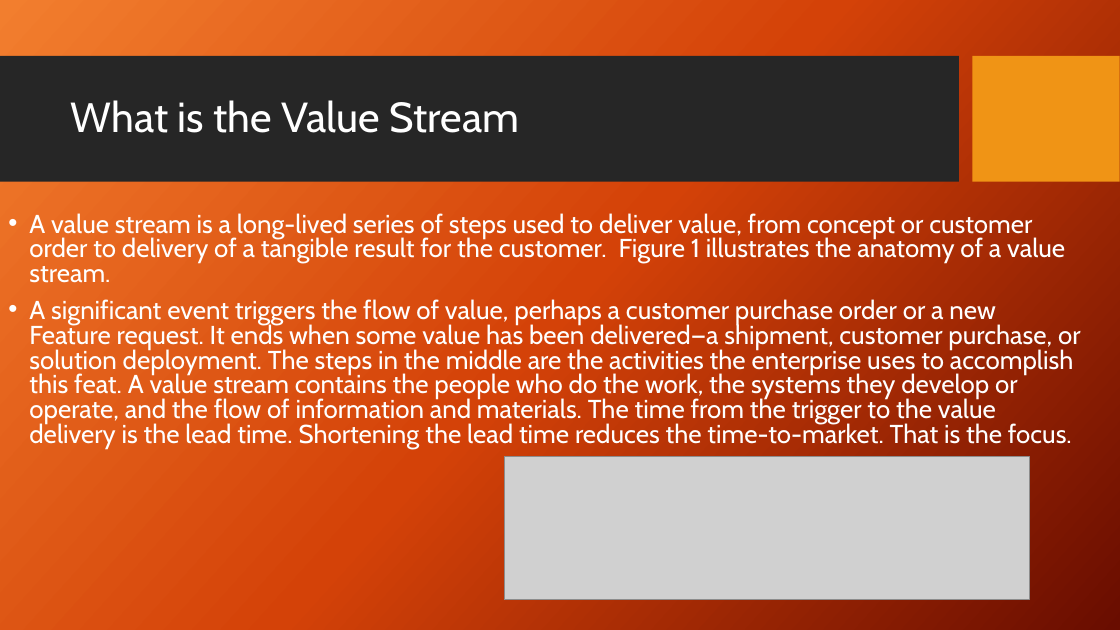
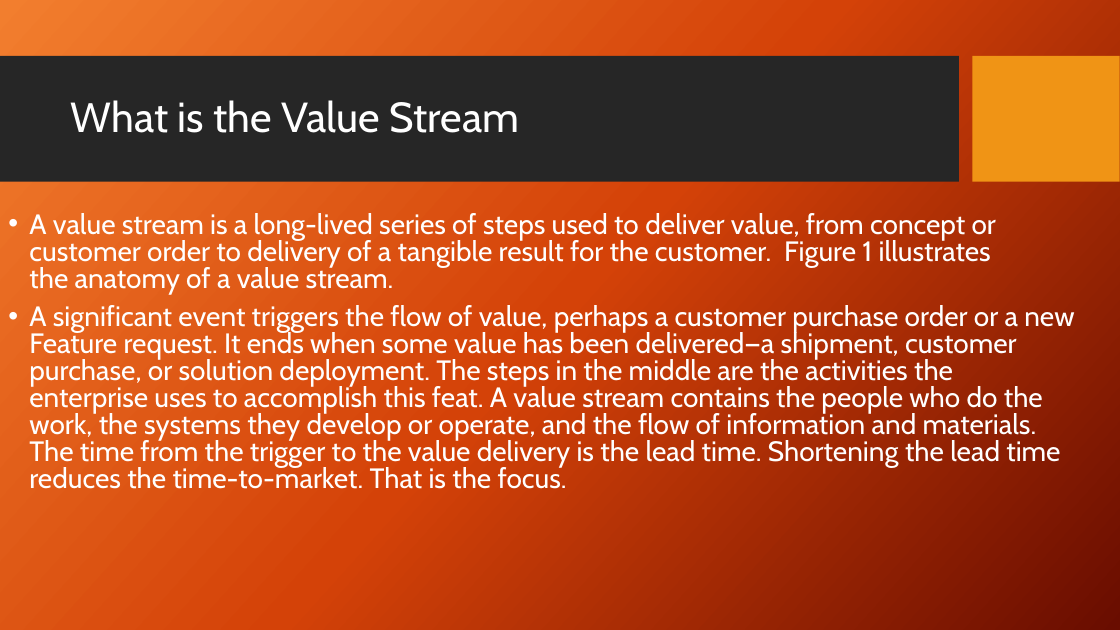
Before and after one commit to wthomason/web-430, a slide deck: slide 2 of week-1/thomason-presentation-1.2.pptx. Drawn at 1120x630 pixels with LibreOffice and Linux fonts; fonts in the diff are those of the drawing; grey boxes stand for pictures; background and template pictures are left out. Boxes give left, top, right and bottom in pixels: in the first picture for what was removed or moved away, otherwise in the second. Text is boxed around its words. In the diff, an @@ line names an element or a change of style, - is before the commit and + after.

```diff
--- a/week-1/thomason-presentation-1.2.pptx
+++ b/week-1/thomason-presentation-1.2.pptx
@@ text "A value stream is a ..." at [29, 213, 1074, 489]: size 22.2 to 24 pt @@
@@ picture removed at [504, 456, 1029, 600] @@
```
Also in this commit, not shown: 3 other slides changed, 3 slides added, 1 other file.
